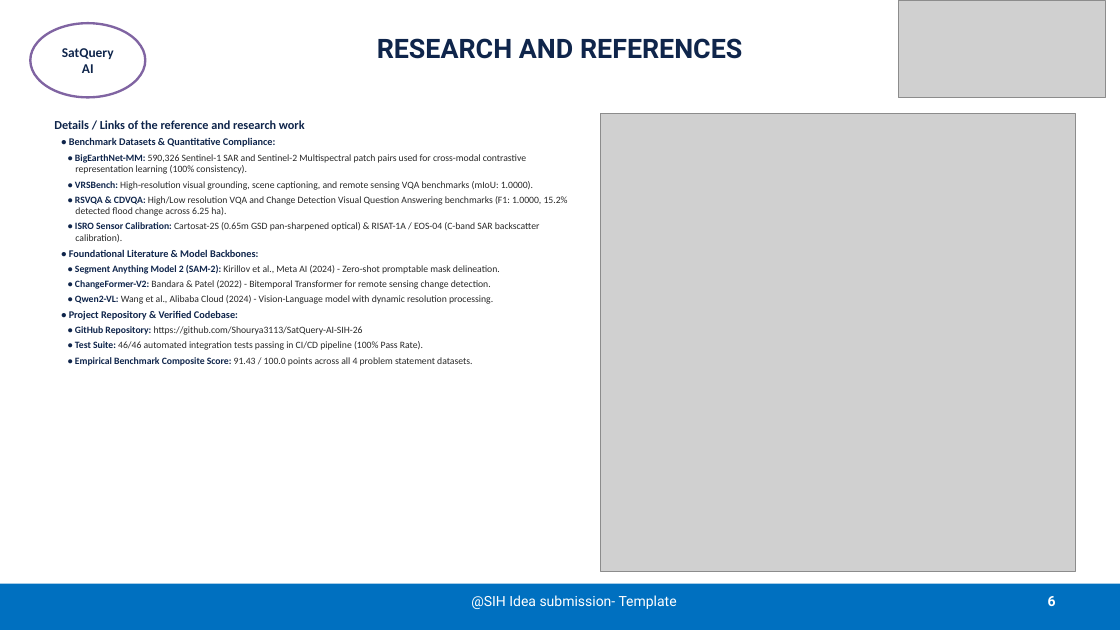
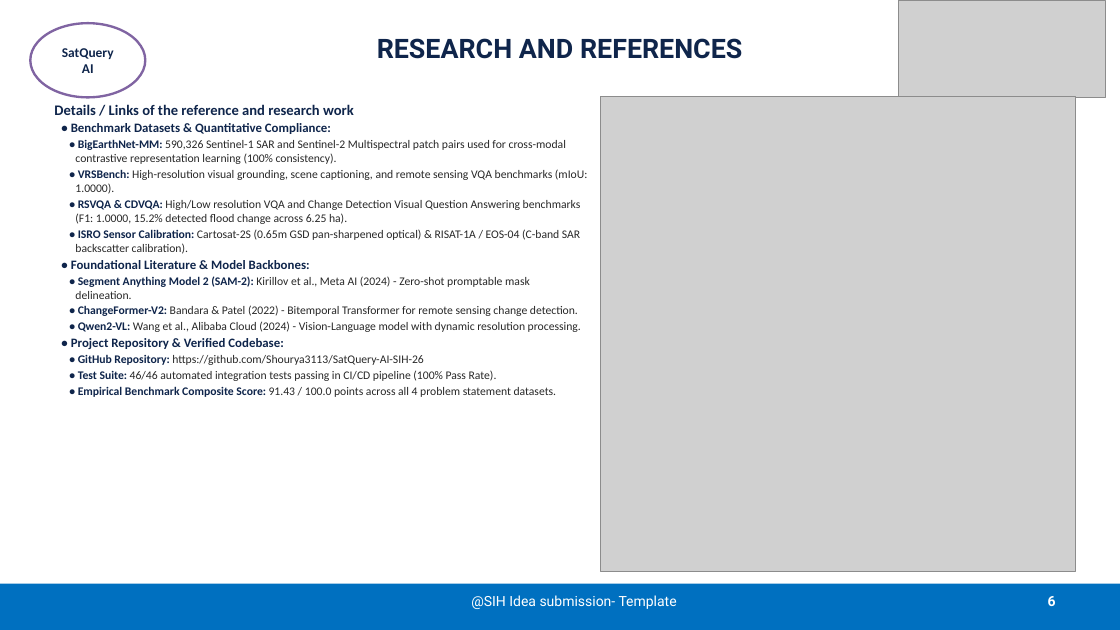
Before and after one commit to Shourya3113/SatQuery-AI-SIH-26, a slide deck: slide 6 of SIH2026-IDEA-Presentation-Format.pptx. Drawn at 1120x630 pixels with LibreOffice and Linux fonts; fonts in the diff are those of the drawing; grey boxes stand for pictures. Boxes give left, top, right and bottom in pixels: in the first picture for what was removed or moved away, otherwise in the second. Text is boxed around its words. In the diff, an @@ line names an element or a change of style, - is before the commit and + after.

Commit message:
feat(ppt): significantly increase font sizes to 11pt/12.5pt and optimize layout for high readability

```diff
--- a/SIH2026-IDEA-Presentation-Format.pptx
+++ b/SIH2026-IDEA-Presentation-Format.pptx
@@ text "Details / Links of the ...": place and size @@
-text "Details / Links of the ..." at (54, 120, 568, 366)
+text "Details / Links of the ..." at (54, 104, 587, 397)
@@ text "Details / Links of the ..." at (54, 104, 587, 397): size 10.5 to 12.5 pt in "Details / Links of the reference and ..."; size 8.8 to 11 pt in "• Benchmark Datasets & Quantitative Compliance:", "• Foundational Literature & Model Backbones:", "• Project Repository & Verified Codebase:"; size 8.3 to 10 pt in "• BigEarthNet-MM: 590,326 Sentinel-1 SAR and Sentinel-2 ...", "• VRSBench: High-resolution visual grounding, scene captioni ...", "• RSVQA & CDVQA: High/Low resolution VQA ...", "• ISRO Sensor Calibration: Cartosat-2S (0.65m GSD ..." and 6 more places; less space between paragraphs @@
@@ picture: place and size @@
-picture at (601, 113, 1075, 571)
+picture at (601, 97, 1075, 571)
```
Also in this commit, not shown: 5 other slides changed, 8 other files.
